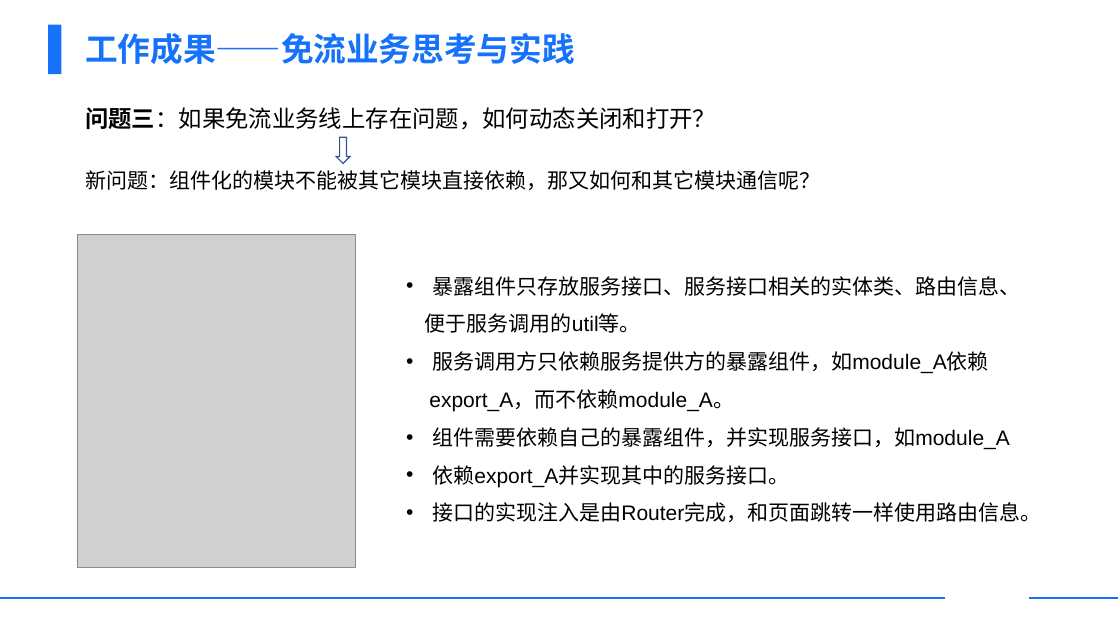
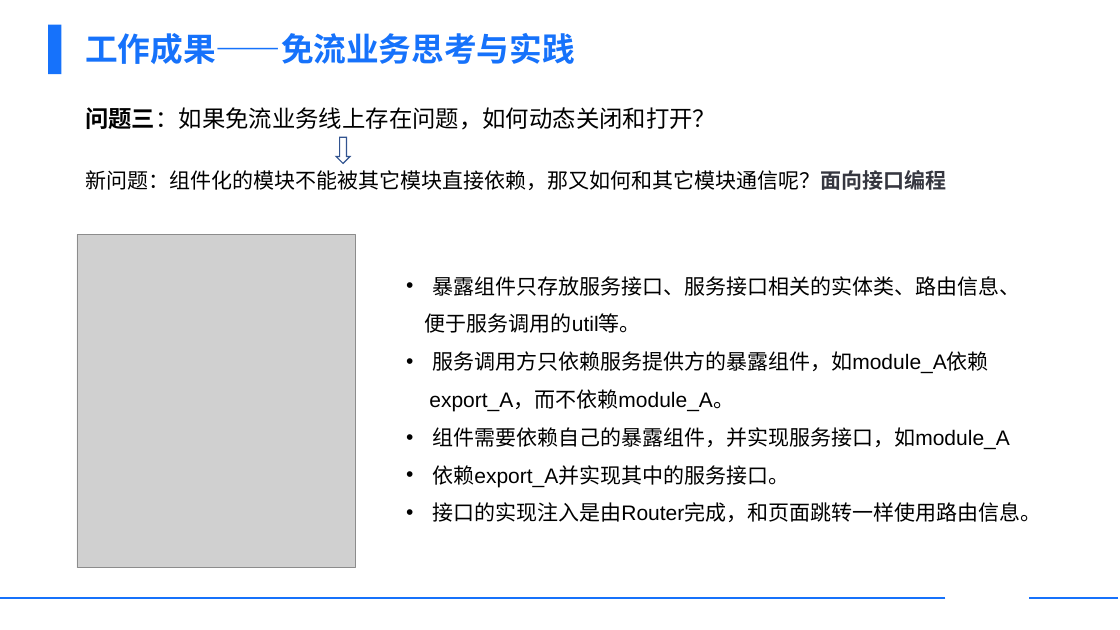
Before and after one commit to houziershi/document, a slide deck: slide 10 of ppt/侯国坤-面试陈述_20210629_19.35.pptx. Drawn at 1120x630 pixels with LibreOffice and Linux fonts; fonts in the diff are those of the drawing; grey boxes stand for pictures; background and template pictures are left out. Boxes give left, top, right and bottom in pixels: in the first picture for what was removed or moved away, otherwise in the second. Text is boxed around its words. In the diff, an @@ line names an element or a change of style, - is before the commit and + after.

```diff
--- a/ppt/侯国坤-面试陈述_20210629_19.35.pptx
+++ b/ppt/侯国坤-面试陈述_20210629_19.35.pptx
@@ text at box(85, 170, 946, 190): text changed @@
-新问题：组件化的模块不能被其它模块直接依赖，那又如何和其它模块通信呢？
+新问题：组件化的模块不能被其它模块直接依赖，那又如何和其它模块通信呢？面向接口编程
```
Also in this commit, not shown: 4 other slides changed, 1 slide added, 1 other file.
